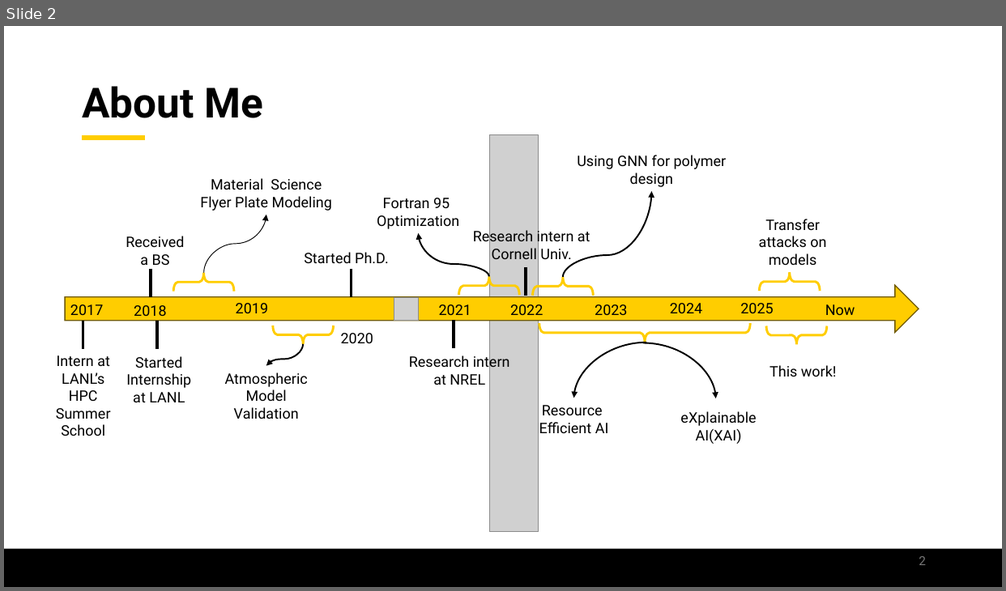
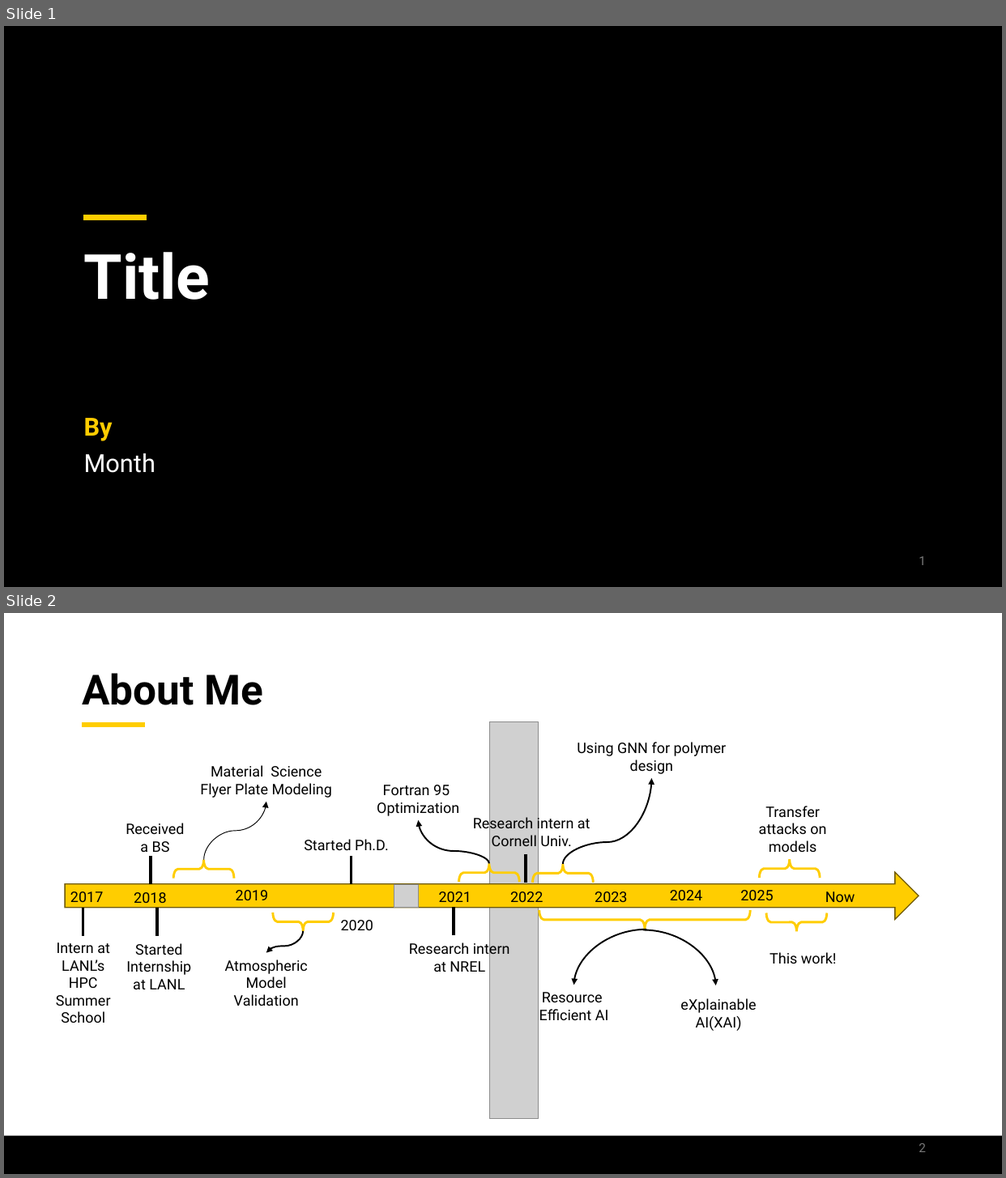
Before and after one commit to jamilgafur/Presentation, a slide deck: Presentation.pptx. Shown one above the other, each under a label of ours: slide 2 before the commit, slides 1 and 2 after it. The pictures are 1006x591 and 1006x1178 pixels, drawn with LibreOffice and Linux fonts; fonts in the diff are those of the drawing; grey boxes stand for pictures; background and template pictures are left out. Boxes give left, top, right and bottom in pixels: in the first picture for what was removed or moved away, otherwise in the second. Text is boxed around its words. In the diff, an @@ line names an element or a change of style, - is before the commit and + after.

```diff
--- a/Presentation.pptx
+++ b/Presentation.pptx
@@ slide 1 added at <box>4,26,1002,587</box>, background #000000 @@
@@ line added from (84, 218) to (147, 218), #FFCD00 5 pt @@
@@ title added at <box>84,252,211,300</box>, 60 pt, text #FFFFFF, bold @@
+Title
@@ subtitle added at <box>84,418,113,442</box>, 24 pt, text #FFCD00, bold @@
+By
@@ text added at <box>84,454,155,473</box>, 24 pt, text #FFFFFF @@
+Month
@@ page number added at <box>918,557,926,565</box>, 12 pt, text #797979 @@
+1
```
Also in this commit, not shown: 9 slides changed, 10 other slides added, 3 slides removed.
